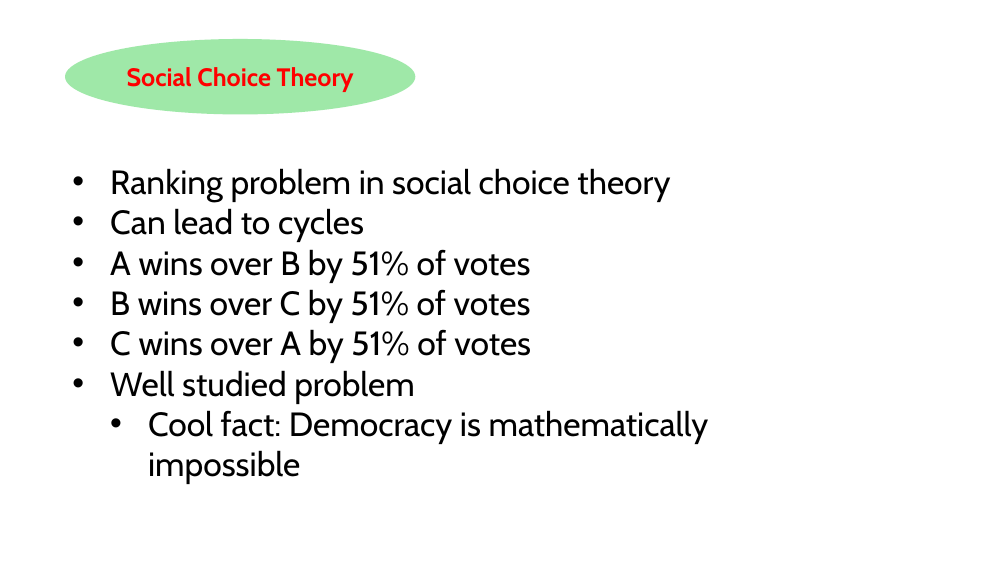
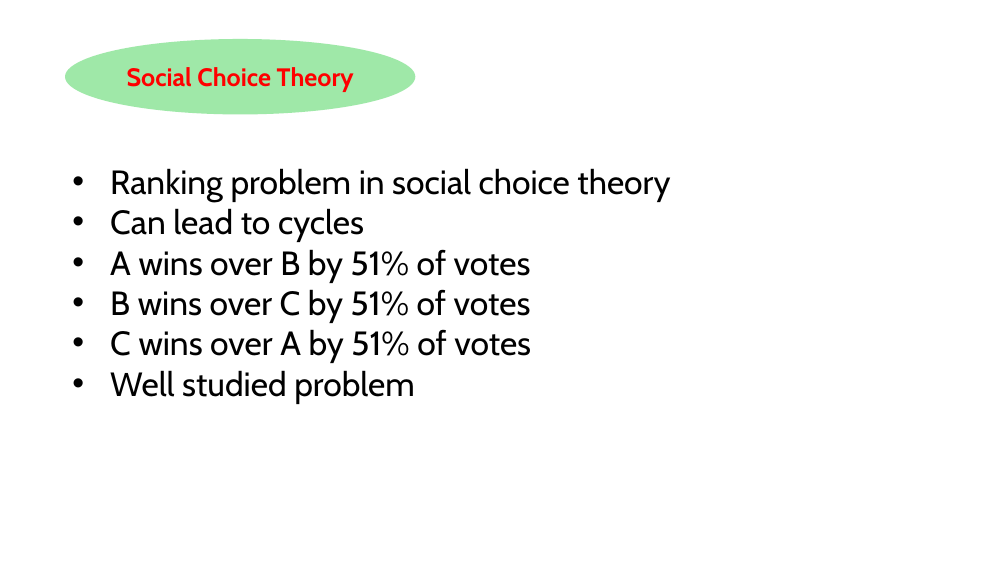
Before and after one commit to HaseebLUMS/Onyx-Presentation, a slide deck: slide 130 of thesis-latency-fairness.pptx. Drawn at 1008x567 pixels with LibreOffice and Linux fonts; fonts in the diff are those of the drawing. Boxes give left, top, right and bottom in pixels: in the first picture for what was removed or moved away, otherwise in the second. Text is boxed around its words. In the diff, an @@ line names an element or a change of style, - is before the commit and + after.

```diff
--- a/thesis-latency-fairness.pptx
+++ b/thesis-latency-fairness.pptx
@@ text at (148, 410, 709, 484): paragraph removed @@
-  • Cool fact: Democracy is mathematically impossible
```
Also in this commit, not shown: 4 other slides changed, 5 slides added, 2 other files.
